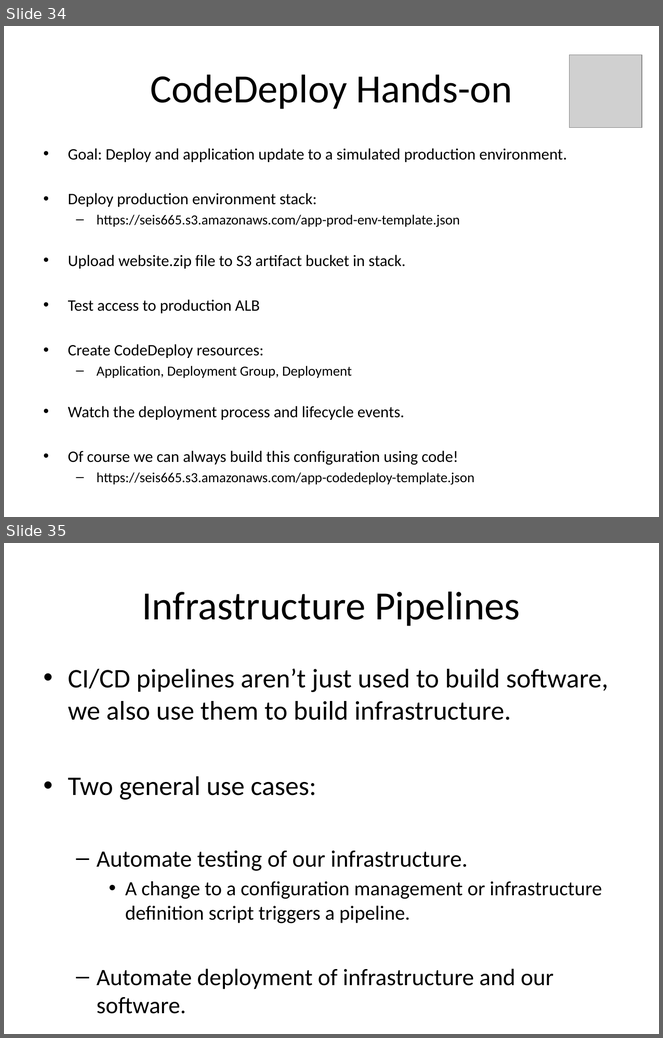
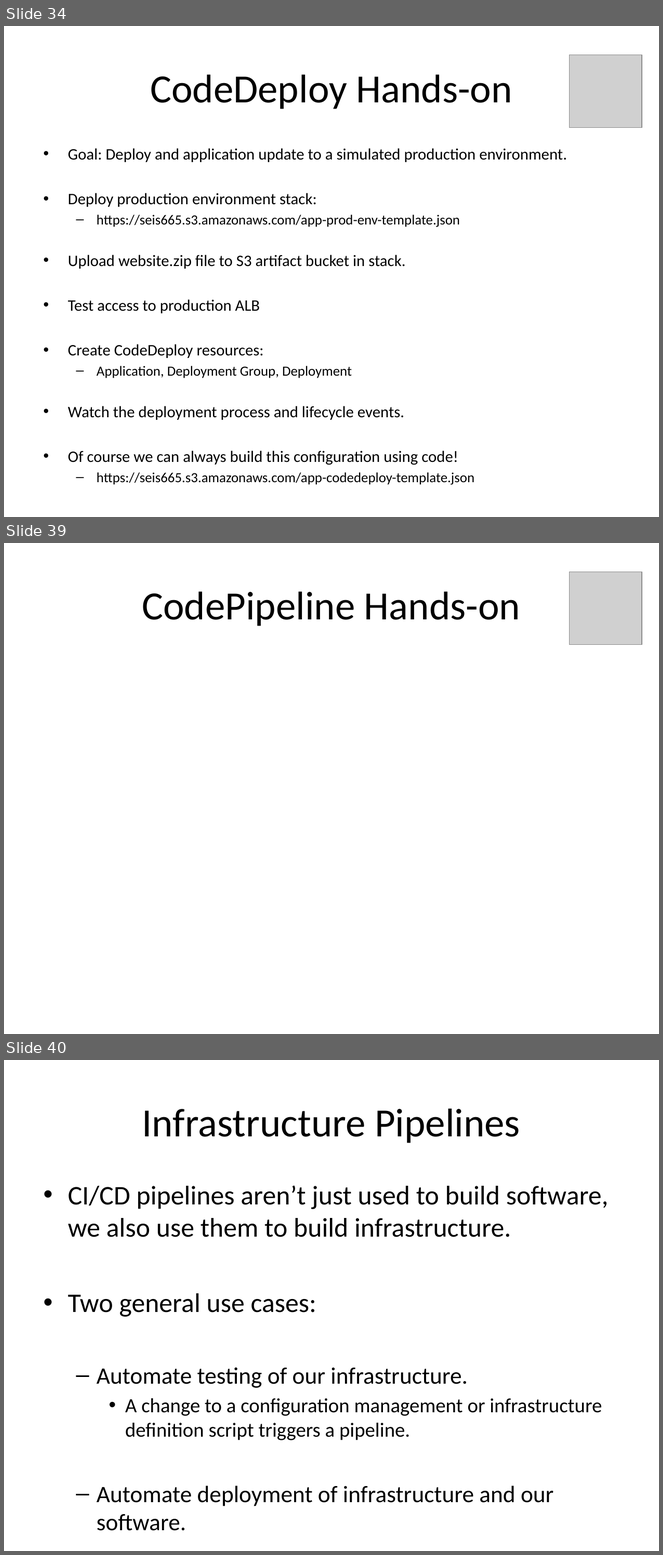
Before and after one commit to jasondbaker/infrastructure-class, a slide deck: lectures/infrastructure-week-10.pptx. Shown one above the other, each under a label of ours: slides 34 and 35 before the commit, slides 34, 39 and 40 after it; the slides between them are not shown. The pictures are 663x1038 and 663x1555 pixels, drawn with LibreOffice and Linux fonts; fonts in the diff are those of the drawing; grey boxes stand for pictures. Boxes give left, top, right and bottom in pixels: in the first picture for what was removed or moved away, otherwise in the second. Text is boxed around its words. In the diff, an @@ line names an element or a change of style, - is before the commit and + after.

```diff
--- a/lectures/infrastructure-week-10.pptx
+++ b/lectures/infrastructure-week-10.pptx
@@ slide 39 added at <box>4,543,659,1034</box>, background #FFFFFF @@
@@ picture added at <box>569,572,642,644</box> @@
@@ title added at <box>142,591,520,626</box>, 44 pt, text #000000 @@
+CodePipeline Hands-on
@@ what was slide 35 is now slide 40 @@
```
Also in this commit, not shown: 1 slide changed, 4 other slides added, 3 other files.
